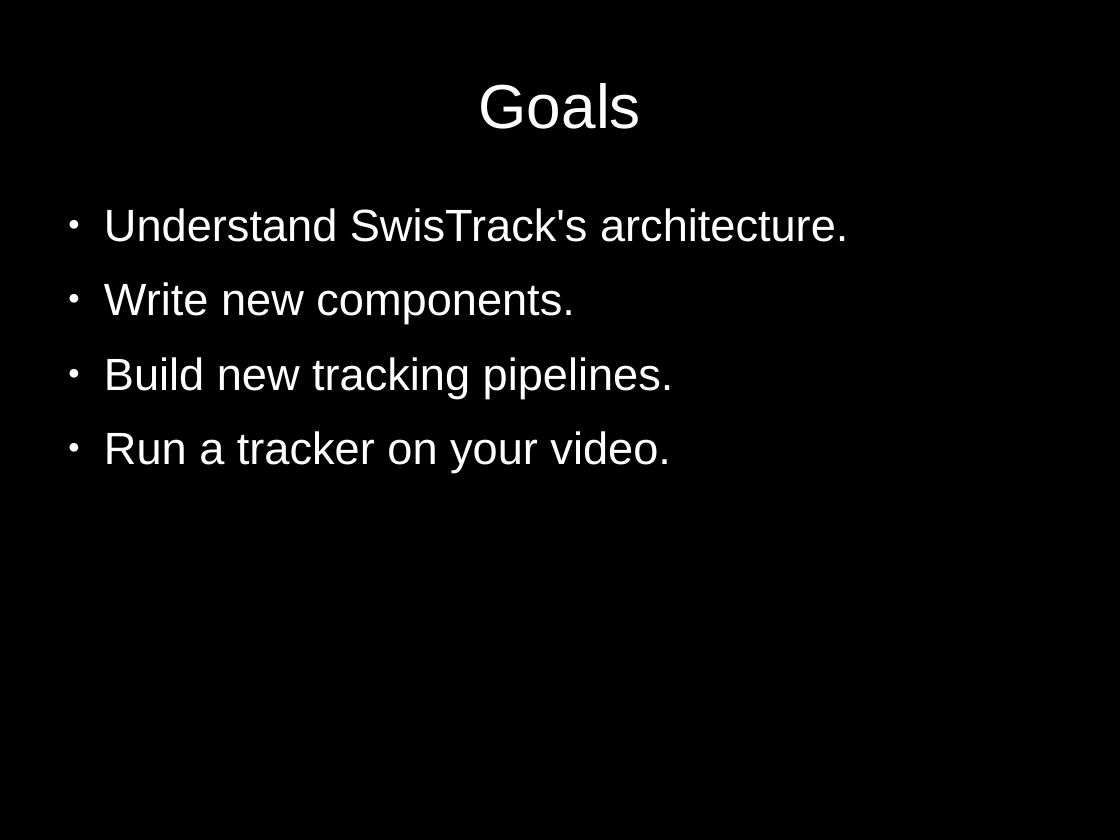
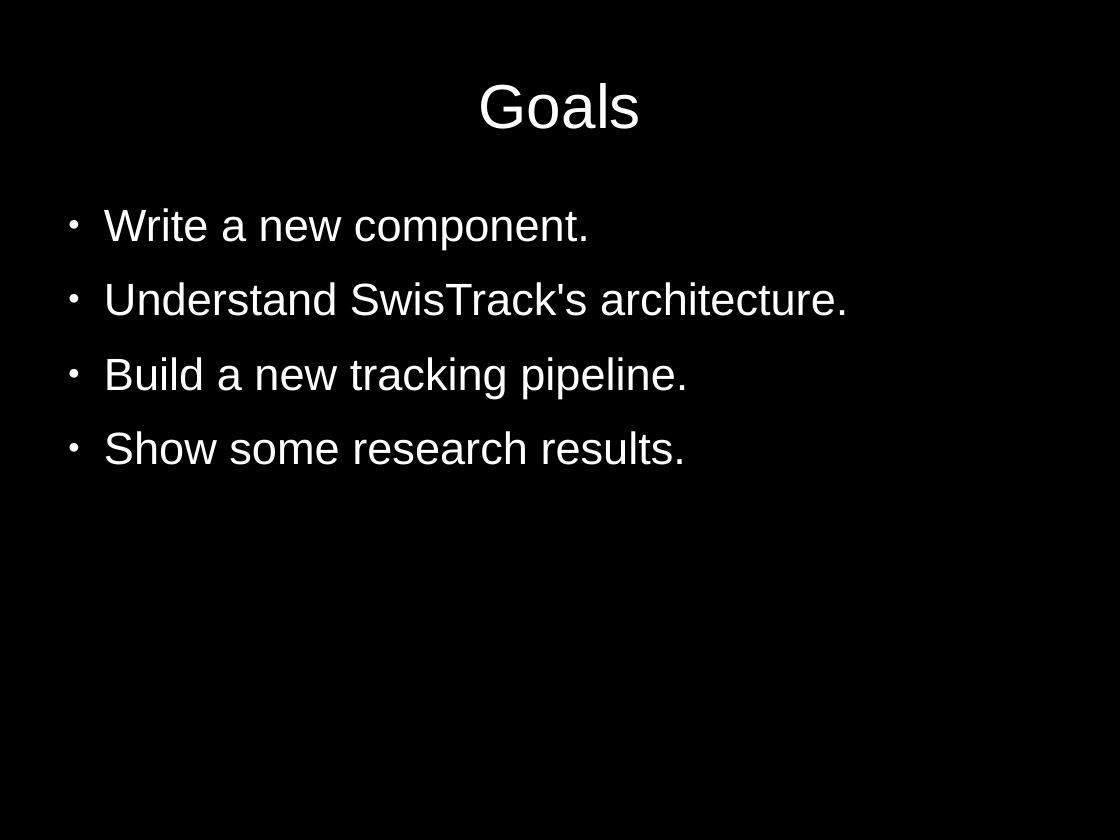
Before and after one commit to d28b/swistrack, a slide deck: slide 4 of Doc/tutorial.stefie10.06.2009/tutorialSlides.odp (slide 2 before the commit). Drawn at 1120x840 pixels with LibreOffice and Linux fonts; fonts in the diff are those of the drawing. Boxes give left, top, right and bottom in pixels: in the first picture for what was removed or moved away, otherwise in the second. Text is boxed around its words. In the diff, an @@ line names an element or a change of style, - is before the commit and + after.

```diff
--- a/Doc/tutorial.stefie10.06.2009/tutorialSlides.odp
+++ b/Doc/tutorial.stefie10.06.2009/tutorialSlides.odp
@@ text at (104,208,590,250): paragraph added @@
+● Write a new component.
@@ text at (104,357,688,465): text changed @@
-● Write new components.
-● Build new tracking pipelines.
-● Run a tracker on your video.
+● Build a new tracking pipeline.
+● Show some research results.
```
Also in this commit, not shown: 10 other slides changed, 12 slides added, 8 slides removed, 7 other files.
